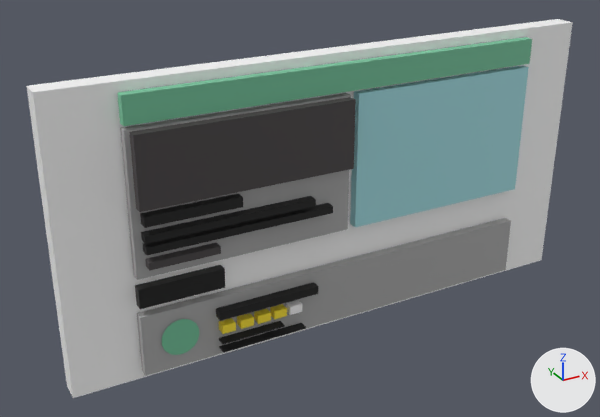
An edit to the glTF model public/models/mc1.glb, drawn before and after from the same camera.
Rendered twice from a camera (50 mm lens) standing at (-14.5, -23.6, 16.7) and looking at (-1.5, 0.2, 4.8). The axes (+X, +Y, +Z) are drawn at lower right. The lights are the same throughout. Where no turn or scale is listed for an object, it has been applied to the vertices.
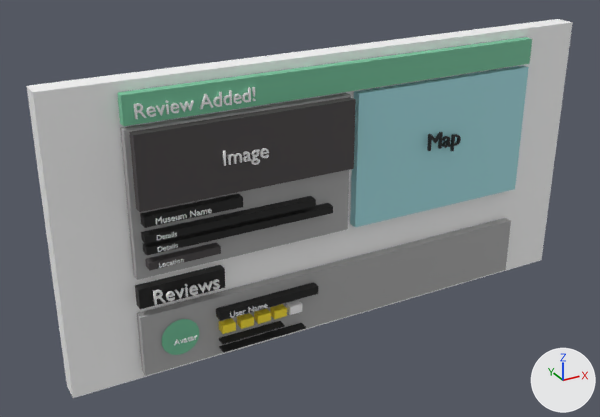
Commit message: text on projects

Boxes [x1, y1, x2, y2] around the edits, measured in the pictures (600 x 417 px):
'Text', added: after [134, 87, 256, 119]
'Text.007', added: after [153, 279, 220, 305]
'Text.001', added: after [223, 148, 269, 166]
'Text.002', added: after [427, 132, 461, 151]
'Text.003', added: after [155, 209, 212, 225]
'Text.008', added: after [230, 304, 268, 317]
'Text.009', added: after [174, 335, 197, 346]
'Text.006', added: after [159, 259, 184, 268]
'Text.005', added: after [158, 243, 178, 252]
'Text.004', added: after [157, 232, 177, 241]

Patch to the scene script:
```diff
--- a/public/models/mc1.glb.py
+++ b/public/models/mc1.glb.py
@@ ob_text_009 @@
+ob_text_009 = bpy.data.objects.new('Text.009', me_text_009)  # 958 vertices, 1904 faces; spans x 0.0..0.817, y -0.018..0.018, z -0.003..0.209; in mat_material (white #ffffff)
+ob_text_009.location = (-6.92, -1.18, 1.52)
@@ ob_text_008 @@
+ob_text_008 = bpy.data.objects.new('Text.008', me_text_008)  # 1512 vertices, 3004 faces; spans x 0.019..1.42, y -0.018..0.018, z -0.003..0.207; in mat_material (white #ffffff)
+ob_text_008.location = (-4.91, -1.18, 1.98)
@@ ob_text_007 @@
+ob_text_007 = bpy.data.objects.new('Text.007', me_text_007)  # 996 vertices, 1972 faces; spans x 0.05..2.33, y -0.04..0.04, z -0.01..0.48; in mat_material (white #ffffff)
+ob_text_007.location = (-7.46, -0.94, 3.08)
@@ ob_text_006 @@
+ob_text_006 = bpy.data.objects.new('Text.006', me_text_006)  # 1274 vertices, 2524 faces; spans x 0.018..0.837, y -0.015..0.015, z -0.002..0.166; in mat_material (white #ffffff)
+ob_text_006.location = (-7.25, -1.18, 4.48)
@@ ob_text_005 @@
+ob_text_005 = bpy.data.objects.new('Text.005', me_text_005)  # 1150 vertices, 2280 faces; spans x 0.018..0.673, y -0.015..0.015, z -0.002..0.166; in mat_material (white #ffffff)
+ob_text_005.location = (-7.25, -1.18, 5.03)
@@ ob_text_004 @@
+ob_text_004 = bpy.data.objects.new('Text.004', me_text_005.copy())
+ob_text_004.location = (-7.25, -1.18, 5.43)
@@ ob_text_003 @@
+ob_text_003 = bpy.data.objects.new('Text.003', me_text_003)  # 1714 vertices, 3400 faces; spans x 0.02..1.86, y -0.02..0.02, z 0.0..0.21; in mat_material (white #ffffff)
+ob_text_003.location = (-7.25, -1.18, 5.97)
@@ ob_text_002 @@
+ob_text_002 = bpy.data.objects.new('Text.002', me_text_002)  # 534 vertices, 1064 faces; spans x 0.065..1.49, y -0.053..0.053, z -0.205..0.608; in mat_material_003 (black #141414)
+ob_text_002.location = (3.15, -0.94, 6.5)
@@ ob_text_001 @@
+ob_text_001 = bpy.data.objects.new('Text.001', me_text_001)  # 1280 vertices, 2556 faces; spans x 0.05..1.61, y -0.04..0.04, z -0.16..0.47; in mat_material (white #ffffff)
+ob_text_001.location = (-4.96, -1.18, 7.48)
@@ ob_text @@
+ob_text = bpy.data.objects.new('Text', me_text)  # 1660 vertices, 3296 faces; spans x 0.05..3.95, y -0.04..0.04, z -0.01..0.45; in mat_material (white #ffffff)
+ob_text.location = (-7.55, -0.81, 9.28)
```
